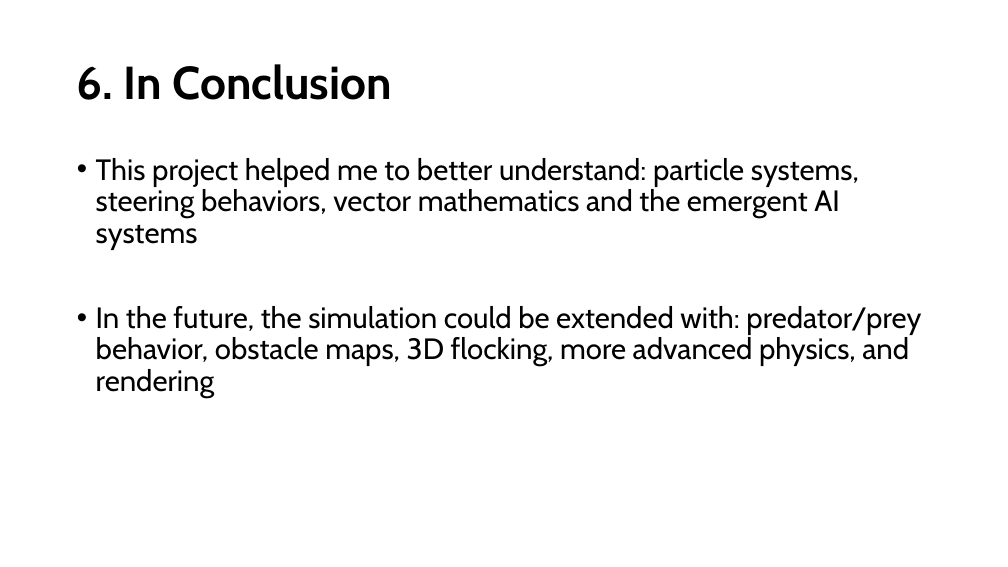
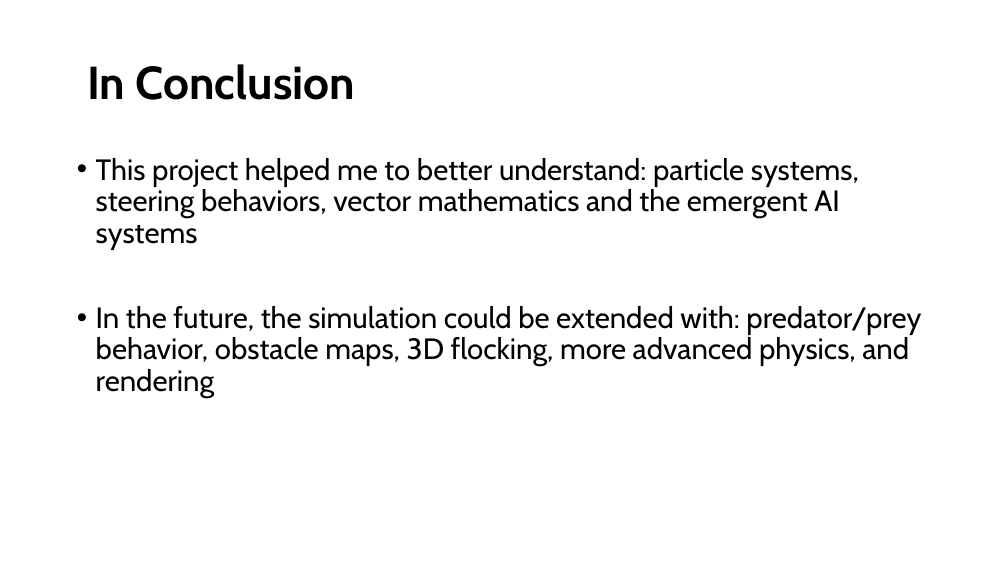
Before and after one commit to richardsalnikov-lang/Flcoking, a slide deck: slide 19 of FlockingRichard.pptm (slide 7 before the commit). Drawn at 1008x567 pixels with LibreOffice and Linux fonts; fonts in the diff are those of the drawing. Boxes give left, top, right and bottom in pixels: in the first picture for what was removed or moved away, otherwise in the second. Text is boxed around its words. In the diff, an @@ line names an element or a change of style, - is before the commit and + after.

```diff
--- a/FlockingRichard.pptm
+++ b/FlockingRichard.pptm
@@ title at (87, 64, 355, 100): text changed @@
-6. In Conclusion
+In Conclusion
```
Also in this commit, not shown: 6 other slides changed, 12 slides added.
